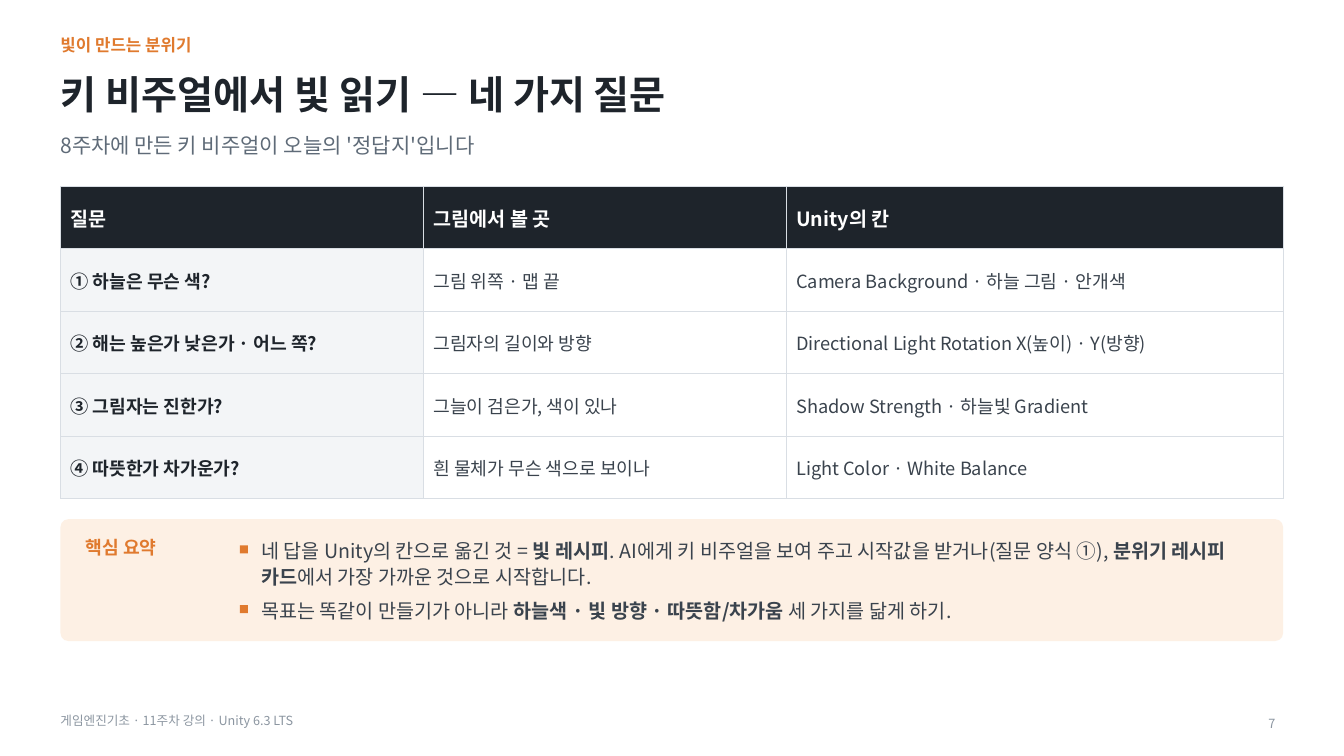
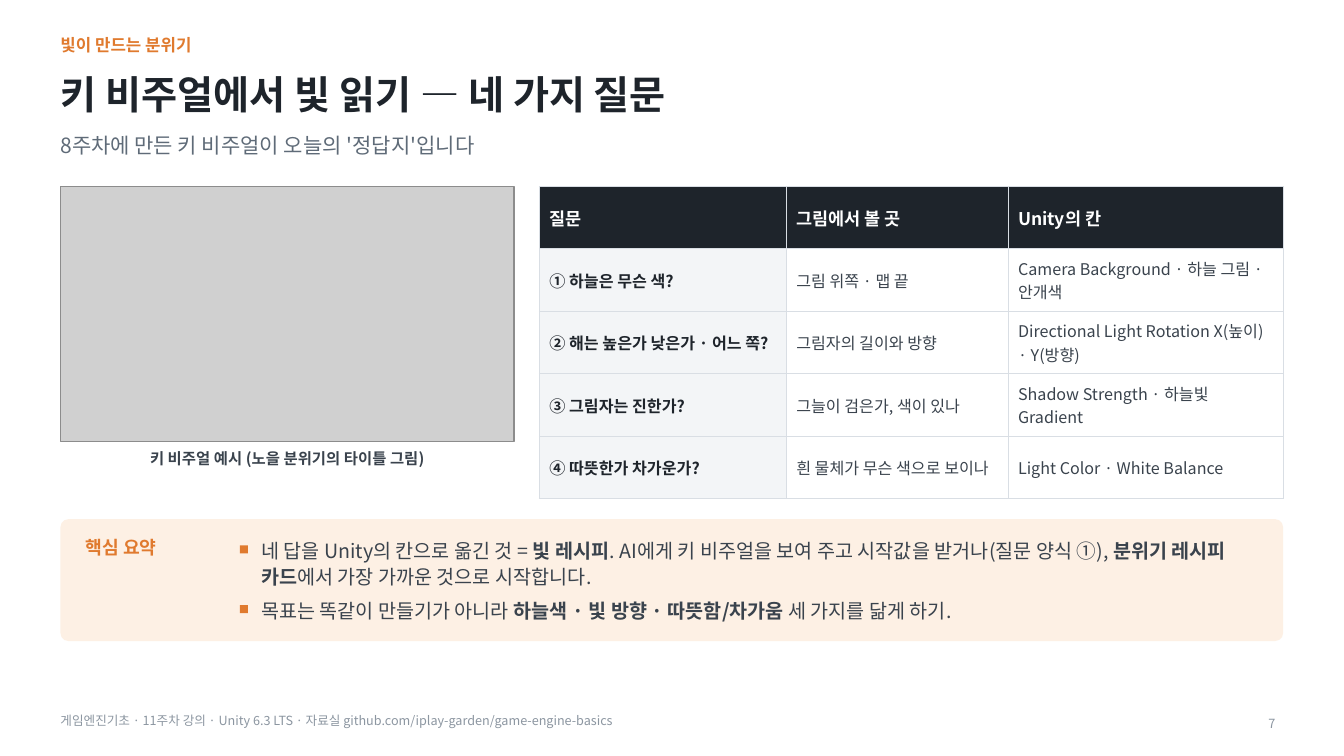
Before and after one commit to iplay-garden/game-engine-basics, a slide deck: slide 7 of 11주차/한국어/게임엔진기초_11주차_오프라인_강의슬라이드.pptx. Drawn at 1344x756 pixels with LibreOffice and Linux fonts; fonts in the diff are those of the drawing; grey boxes stand for pictures. Boxes give left, top, right and bottom in pixels: in the first picture for what was removed or moved away, otherwise in the second. Text is boxed around its words. In the diff, an @@ line names an element or a change of style, - is before the commit and + after.

```diff
--- a/11주차/한국어/게임엔진기초_11주차_오프라인_강의슬라이드.pptx
+++ b/11주차/한국어/게임엔진기초_11주차_오프라인_강의슬라이드.pptx
@@ picture added at (60, 187, 514, 442) @@
@@ table at (539, 187, 1284, 482) @@
@@ size 14 to 12.5 pt in "질문", "그림에서 볼 곳", "Unity의 칸" @@
@@ size 13 to 11.5 pt @@
@@ table: place and size @@
-table at (60, 187, 1284, 484)
+table at (539, 187, 1284, 482)
@@ text added at (150, 451, 424, 467), 11 pt, text #3A434D, bold @@
+키 비주얼 예시 (노을 분위기의 타이틀 그림)
@@ text at (60, 714, 612, 728): text changed @@
-게임엔진기초 · 11주차 강의 · Unity 6.3 LTS
+게임엔진기초 · 11주차 강의 · Unity 6.3 LTS · 자료실 github.com/iplay-garden/game-engine-basics
```
Also in this commit, not shown: 18 other slides changed, 14 other files.
